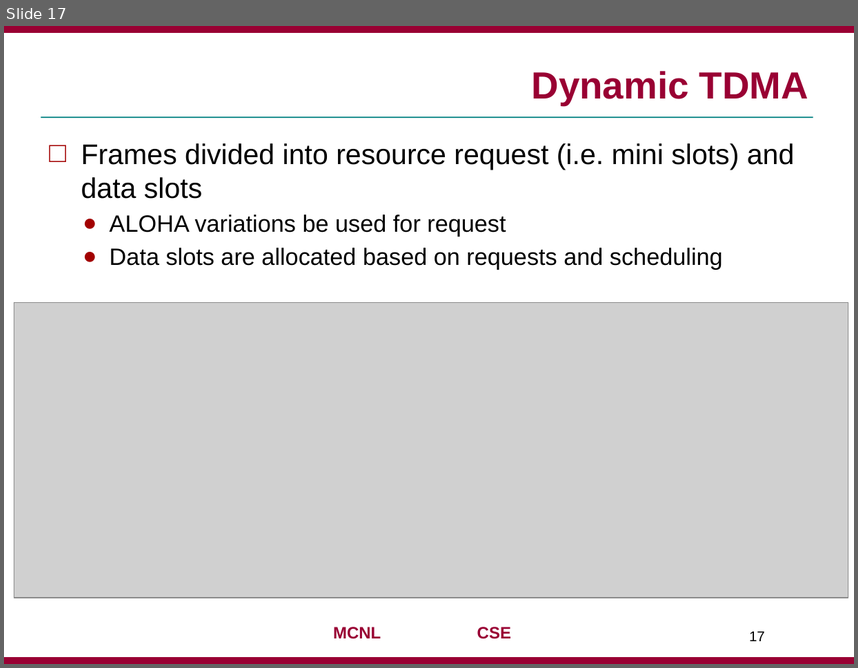
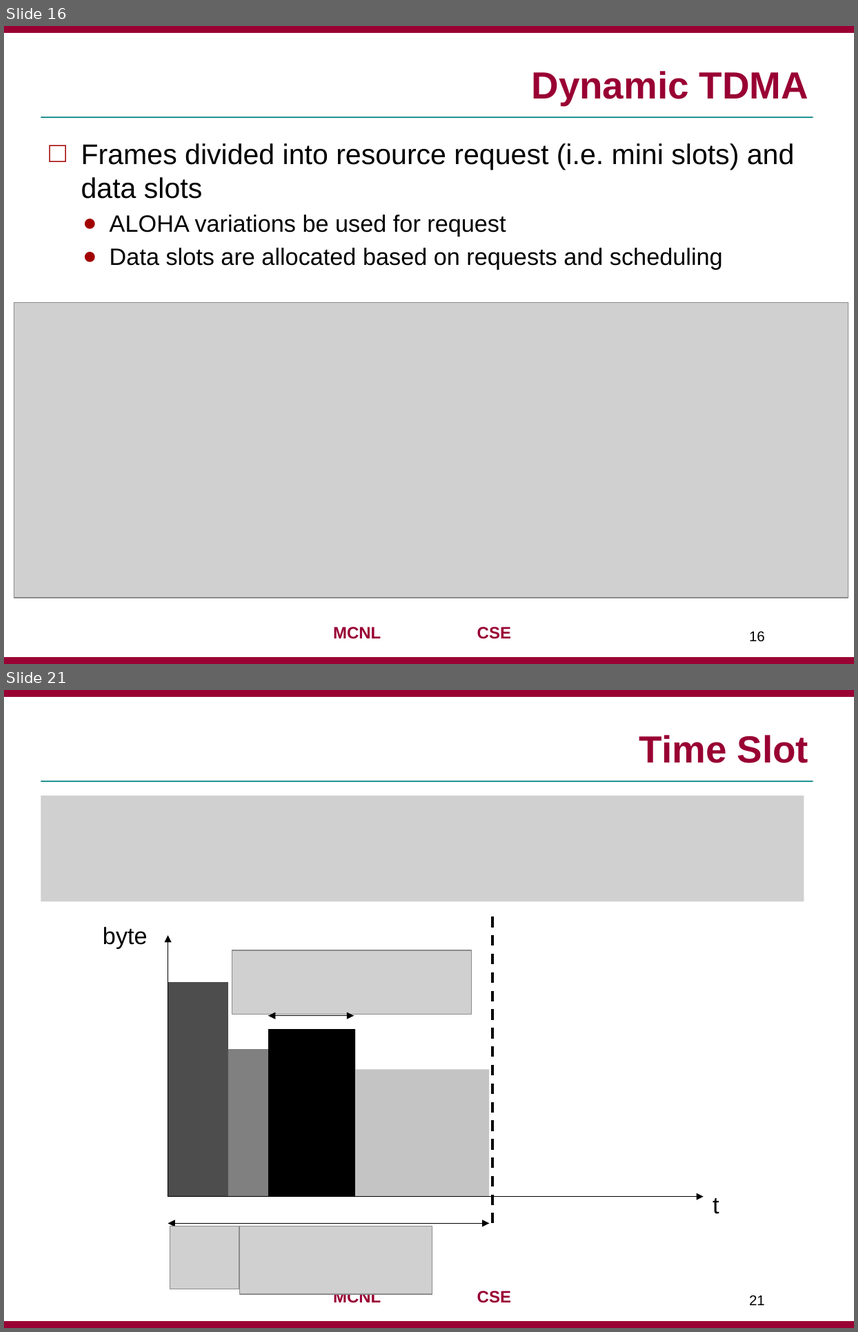
Before and after one commit to jaejunha/Paper, a slide deck: Daily(written_in_Korean)/180901.pptx. Shown one above the other, each under a label of ours: slide 17 before the commit, slides 16 and 21 after it; the slides between them are not shown. The pictures are 858x668 and 858x1332 pixels, drawn with LibreOffice and Linux fonts; fonts in the diff are those of the drawing; grey boxes stand for pictures; background and template pictures are left out. Boxes give left, top, right and bottom in pixels: in the first picture for what was removed or moved away, otherwise in the second. Text is boxed around its words. In the diff, an @@ line names an element or a change of style, - is before the commit and + after.

```diff
--- a/Daily(written_in_Korean)/180901.pptx
+++ b/Daily(written_in_Korean)/180901.pptx
@@ slide 21 added at <box>4,690,854,1328</box>, background #FFFFFF; not listed: 4 template elements that a slide beside it also shows @@
@@ title added at <box>639,735,809,763</box>, 32 pt, text #990033, bold @@
+Time Slot
@@ picture added at <box>41,796,804,902</box> @@
@@ line added from (493, 916) to (493, 1223), #000000 2.25 pt dashed @@
@@ text added at <box>103,927,148,949</box>, 20 pt, text #000000 @@
+byte
@@ arrow added from (168, 1196) to (168, 935), #000000 0.75 pt @@
@@ picture added at <box>232,950,470,1014</box> @@
@@ rectangle added at <box>168,983,228,1196</box>, fill #4D4D4D @@
@@ arrow added from (268, 1016) to (355, 1016), #000000 0.75 pt @@
@@ arrow added from (355, 1016) to (268, 1016), #000000 0.75 pt @@
@@ rectangle added at <box>268,1029,355,1196</box>, fill #000000 @@
@@ rectangle added at <box>228,1049,268,1196</box>, fill #808080 @@
@@ rectangle added at <box>355,1069,488,1196</box>, fill #C4C4C4 @@
@@ arrow added from (168, 1196) to (704, 1196), #000000 0.75 pt @@
@@ text added at <box>713,1198,719,1214</box>, 20 pt, text #000000 @@
+t
@@ arrow added from (168, 1223) to (489, 1223), #000000 0.75 pt @@
@@ arrow added from (489, 1223) to (168, 1223), #000000 0.75 pt @@
@@ picture added at <box>170,1225,239,1288</box> @@
@@ picture added at <box>239,1225,432,1294</box> @@
@@ page number added at <box>749,1294,765,1305</box>, 12 pt, text #000000 @@
+21
@@ what was slide 17 is now slide 16 @@
@@ page number at <box>749,630,765,641</box>: text changed @@
-17
+16
```
Also in this commit, not shown: 4 slides changed, 12 other slides added, 2 slides removed.
